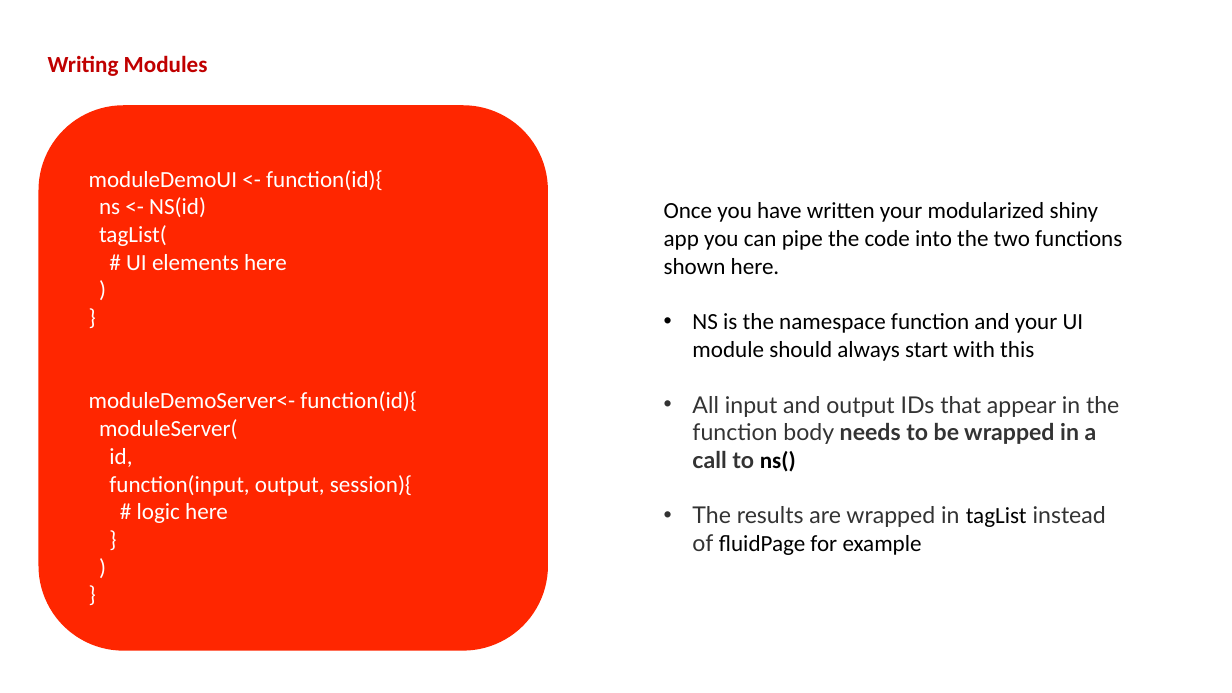
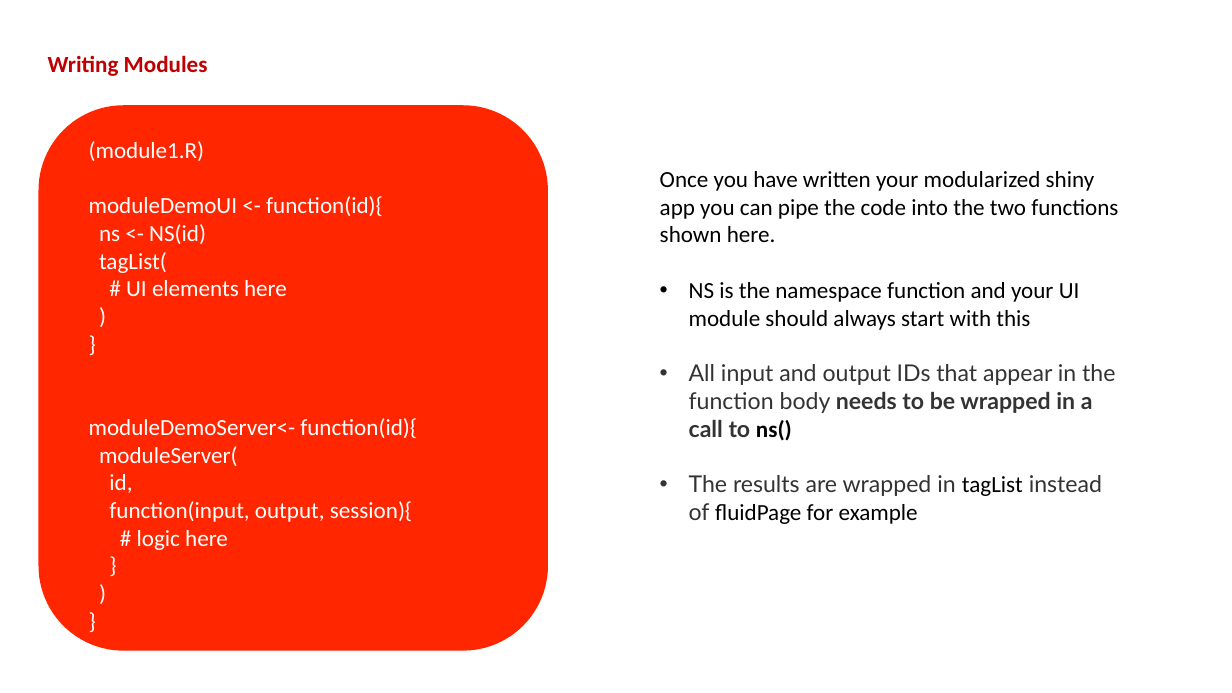
Before and after one commit to BHFDSC/cvd-covid-tre-dashboard, a slide deck: slide 2 of BHF_Dashboards/BHF_DSC_TRE_External_Dashboard/Dev/Modules Example.pptx. Drawn at 1232x693 pixels with LibreOffice and Linux fonts; fonts in the diff are those of the drawing. Boxes give left, top, right and bottom in pixels: in the first picture for what was removed or moved away, otherwise in the second. Text is boxed around its words. In the diff, an @@ line names an element or a change of style, - is before the commit and + after.

```diff
--- a/BHF_Dashboards/BHF_DSC_TRE_External_Dashboard/Dev/Modules Example.pptx
+++ b/BHF_Dashboards/BHF_DSC_TRE_External_Dashboard/Dev/Modules Example.pptx
@@ text "(module1.R)": place and size @@
-text "(module1.R)" at [89,170,417,523]
+text "(module1.R)" at [89,141,417,550]
@@ text at [89,141,205,161]: paragraph added @@
+(module1.R)
@@ text "Once you have written your ...": place and size @@
-text "Once you have written your ..." at [664,202,1122,555]
+text "Once you have written your ..." at [660,171,1118,524]
```
Also in this commit, not shown: 3 other slides changed, 5 other files.
